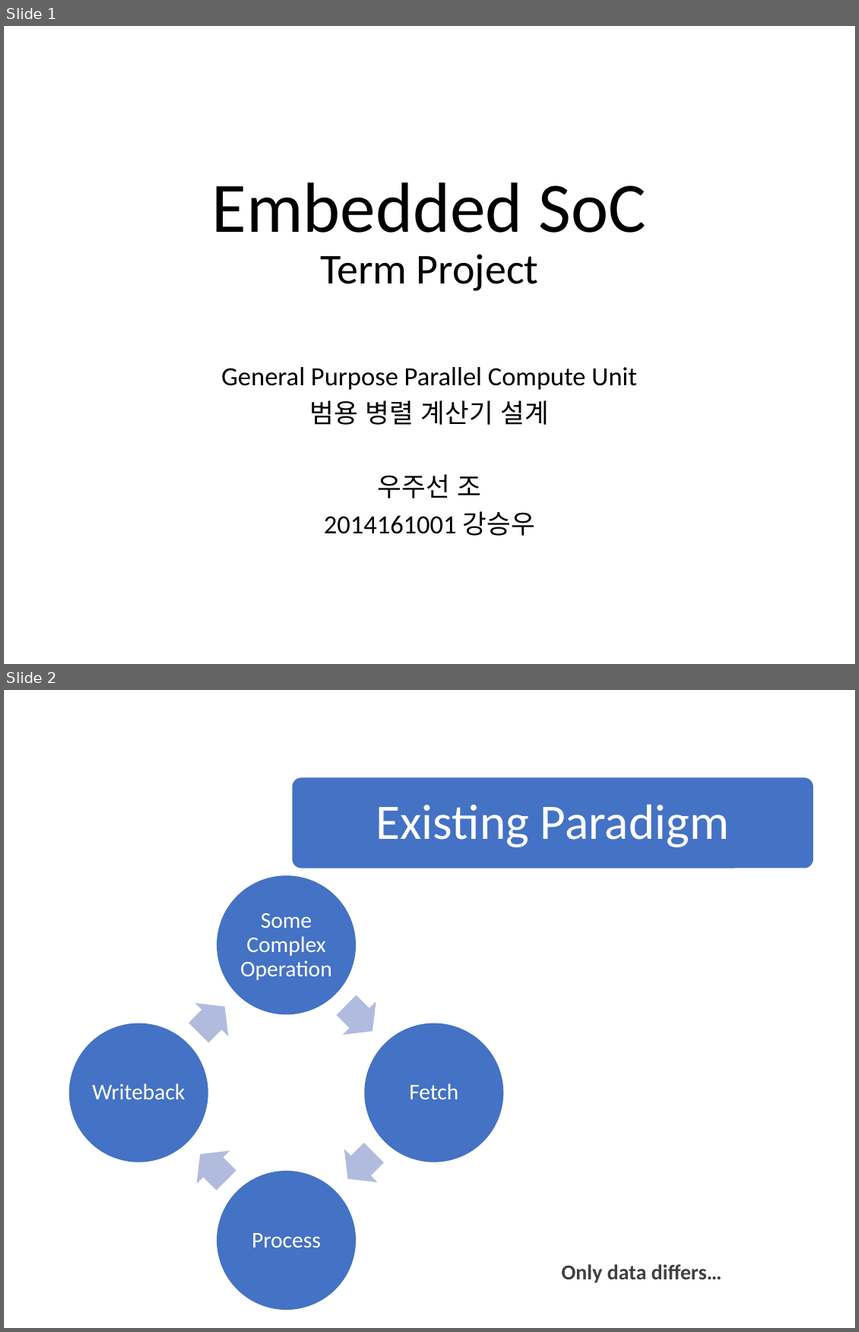
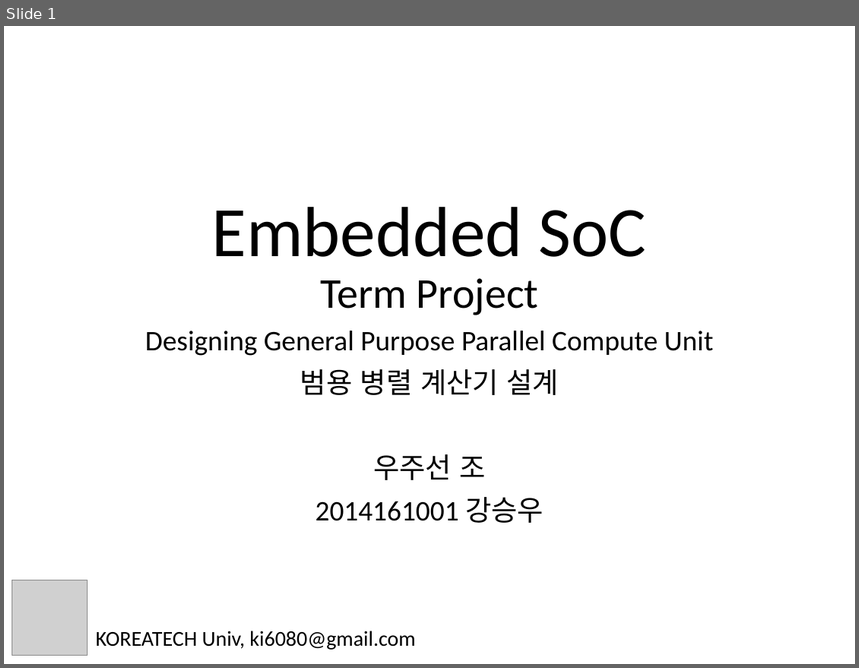
Before and after one commit to HappyNY/y3s1_socterm, a slide deck: docs/term_mid_우주선.pptx. Shown one above the other, each under a label of ours: slides 1 and 2 before the commit, slide 1 after it. The pictures are 859x1332 and 859x668 pixels, drawn with LibreOffice and Linux fonts; fonts in the diff are those of the drawing; grey boxes stand for pictures. Boxes give left, top, right and bottom in pixels: in the first picture for what was removed or moved away, otherwise in the second. Text is boxed around its words. In the diff, an @@ line names an element or a change of style, - is before the commit and + after.

Commit message:
Finish midterm report
- And some references for fixed point unit

```diff
--- a/docs/term_mid_우주선.pptx
+++ b/docs/term_mid_우주선.pptx
@@ slide 2 removed at (x1=4, y1=690, x2=855, y2=1328), background #FFFFFF @@
@@ rounded rectangle removed at (x1=293, y1=777, x2=813, y2=868) @@
@@ text removed at (x1=376, y1=804, x2=730, y2=847) @@
-Existing Paradigm
@@ group removed at (x1=69, y1=875, x2=503, y2=1309): 4 ellipses, 4 texts, 4 right arrows @@
-Some Complex Operation
-Fetch
-Process
-Writeback
@@ text removed at (x1=562, y1=1265, x2=722, y2=1284) @@
-Only data differs…
@@ slide 1 changed as well @@
@@ title "Embedded SoC Term Project" moved from (x1=212, y1=183, x2=647, y2=291) to (x1=212, y1=207, x2=647, y2=316) @@
@@ subtitle "Designing General Purpose Parallel Compute ..." moved from (x1=221, y1=367, x2=637, y2=536) to (x1=145, y1=331, x2=714, y2=523) @@
@@ subtitle at (x1=145, y1=331, x2=714, y2=356): text changed; size 22.2 to 24 pt @@
-General Purpose Parallel Compute Unit
+Designing General Purpose Parallel Compute Unit
@@ subtitle at (x1=300, y1=370, x2=560, y2=523): size 22.2 to 24 pt in "범용 병렬 계산기 설계", "우주선 조", "2014161001 강승우"; line spacing 0.8 to 0.9 @@
@@ picture added at (x1=12, y1=580, x2=88, y2=656) @@
@@ text added at (x1=96, y1=631, x2=415, y2=650), 18 pt, text #000000 @@
+KOREATECH Univ, ki6080@gmail.com
```
Also in this commit, not shown: 4 other slides changed, 12 slides added, 2 other slides removed, 10 other files.
